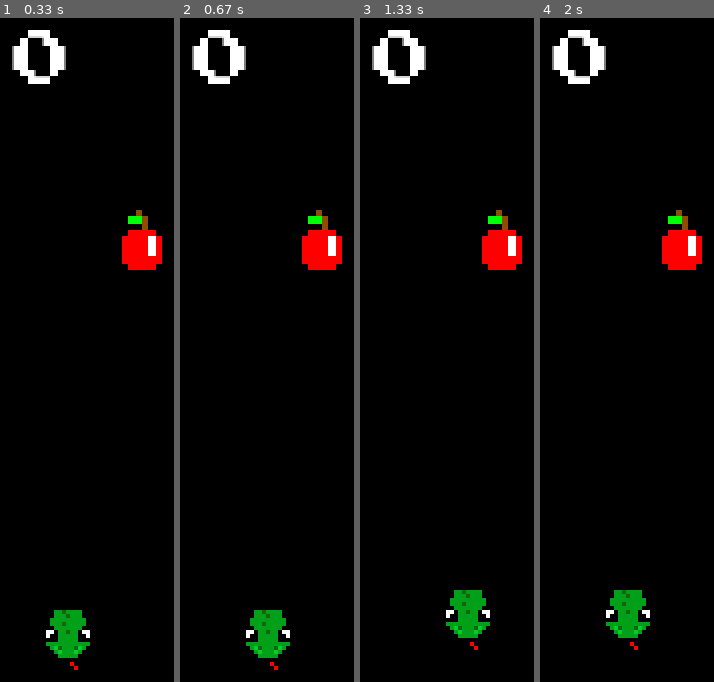
Above: before the commit, frames 1-4 (left to right).
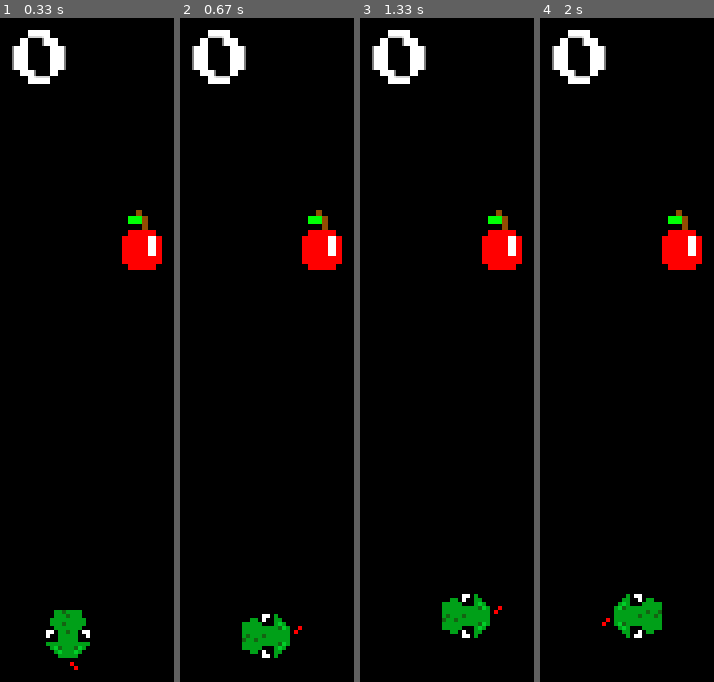
Above: after the commit, the same moments.

Repository: LUDUSLab/stem-games
Game: pygame game, started from ronald.boadana/snake/snake_ronald-boadana.py
Two runs of this game, one before a commit and one after it. Both use one fixed random seed, a clock stepped at 60 frames per second and the inputs below.
Inputs:
- Up to frame 1 (0.33 s): no input
- Up to frame 2 (0.67 s): hold D from 0.33 s (still down)
- Up to frame 3 (1.33 s): release D at 0.8 s; hold W 0.83-1.13 s; hold D from 1.17 s (still down)
- Up to frame 4 (2 s): release D at 1.63 s; hold A from 1.67 s (still down)

Frame 1 is identical in both runs. In frame 2, 1.1% of the frame differs, in the area x 35-71%, y 89-99%; in frame 3, 1.1%; in frame 4, 1.4%, in the area x 35-71%, y 86-96%.

Commit message:
defeat condition added

Diff:
--- a/ronald.boadana/snake/snake_ronald-boadana.py
+++ b/ronald.boadana/snake/snake_ronald-boadana.py
@@ -5,9 +5,11 @@
 
 pygame.init()
 
+# set the scores
 max_score = 10
 player_score = 0
 
+# set the colors and screen
 color_black = (0, 0, 0)
 color_white = (255, 255, 255)
 screen_size = (600, 600)
@@ -21,7 +23,7 @@
 
 # drawing apple
 apple = pygame.image.load('../snake/assets/ronald.boadana_apple.png')
-apple_pos = (random.randint(0, 590)//10 * 10, random.randint(0, 590)//10 * 10)
+apple_pos = (random.randint(0, 590) // 10 * 10, random.randint(0, 590) // 10 * 10)
 
 # score text
 score_font = pygame.font.Font('../snake/assets/PressStart2P.ttf', 30)
@@ -30,10 +32,10 @@
 score_text_rect.center = (300, 25)
 
 # defeat text
-defeat_font = pygame.font.Font('../snake/assets/PressStart2P.ttf', 60)
+defeat_font = pygame.font.Font('../snake/assets/PressStart2P.ttf', 30)
 defeat_text = defeat_font.render('GAME OVER', True, color_white, color_black)
 defeat_text_rect = score_text.get_rect()
-defeat_text_rect.center = (350, 350)
+defeat_text_rect.center = (175, 275)
 
 # conditions to snake can move
 direction_x, direction_y = 10, 10
@@ -49,32 +51,35 @@
         if event.type == pygame.KEYDOWN:
             if event.key == pygame.K_w:
                 snake_y -= direction_y
+                snake = pygame.image.load('../snake/assets/ronald.boadana_snakehead_up.png')
             if event.key == pygame.K_s:
                 snake_y += direction_y
+                snake = pygame.image.load('../snake/assets/ronald.boadana_snakehead.png')
             if event.key == pygame.K_a:
                 snake_x -= direction_x
+                snake = pygame.image.load('../snake/assets/ronald.boadana_snakehead-left.png')
             if event.key == pygame.K_d:
                 snake_x += direction_x
+                snake = pygame.image.load('../snake/assets/ronald.boadana_snakehead-right.png')
+        print(snake_x, snake_y)
 
-    # victory condition
-    if player_score < max_score:
-        if snake_x == apple_pos:
-            player_score += 1
-            apple_pos = (random.randint(0, 590)//10*10, random.randint(0, 590)//10*10)
-            print(apple_pos)
-            print(snake_x)
-            print(snake_y)
+        # victory condition
+        if player_score < max_score:
+            if snake_x == apple_pos:
+                player_score += 1
+                apple_pos = (random.randint(0, 590) // 1010, random.randint(0, 590) // 1010)
 
-        score_text = score_font.render(str(player_score), True, color_white, color_black)
-
-    else:
-        if (snake_x == 0 or snake_y == 0) and (snake_x == 600 or snake_y == 600):
-            screen.blit(defeat_text, defeat_text_rect)
+            score_text = score_font.render(str(player_score), True, color_white, color_black)
 
     screen.blit(score_text, score_text_rect)
     screen.blit(snake, (snake_x, snake_y))
     screen.blit(apple, apple_pos)
 
+    # condition for the player to lose the game
+    if (snake_x == 0) or (snake_y == 40) or (snake_x == 570) or (snake_y == 570):
+        screen.fill(color_black)
+        screen.blit(defeat_text, defeat_text_rect)
+
     pygame.display.update()
     # updating screen
     screen.fill(color_black)
